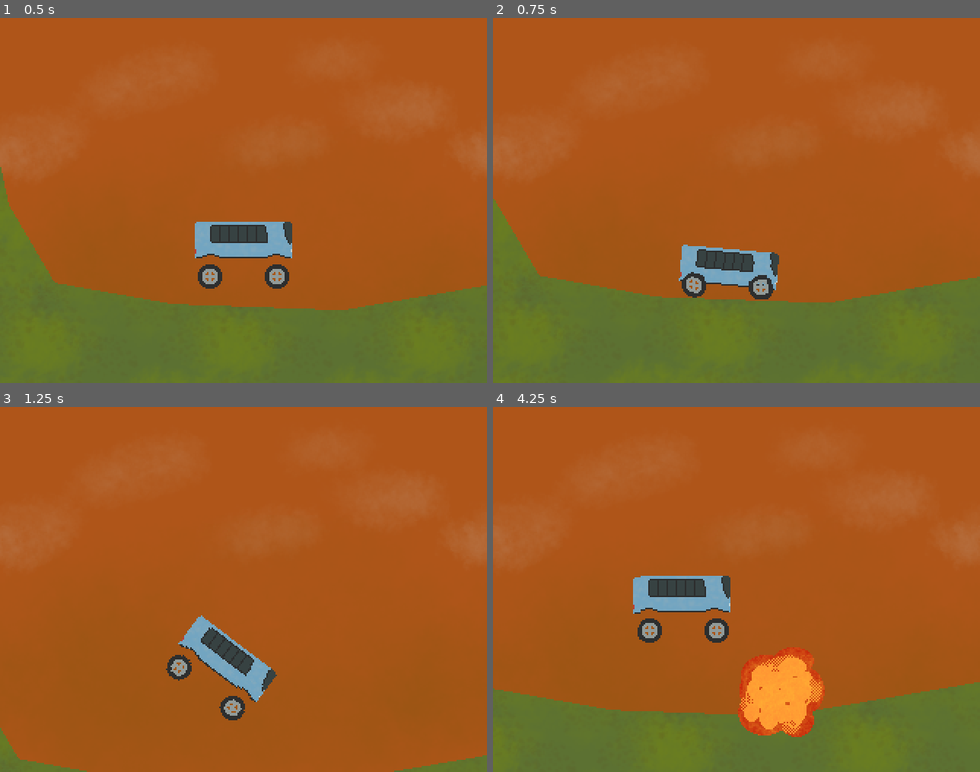
Above: before the commit, frames 1-4 (two rows, left to right).
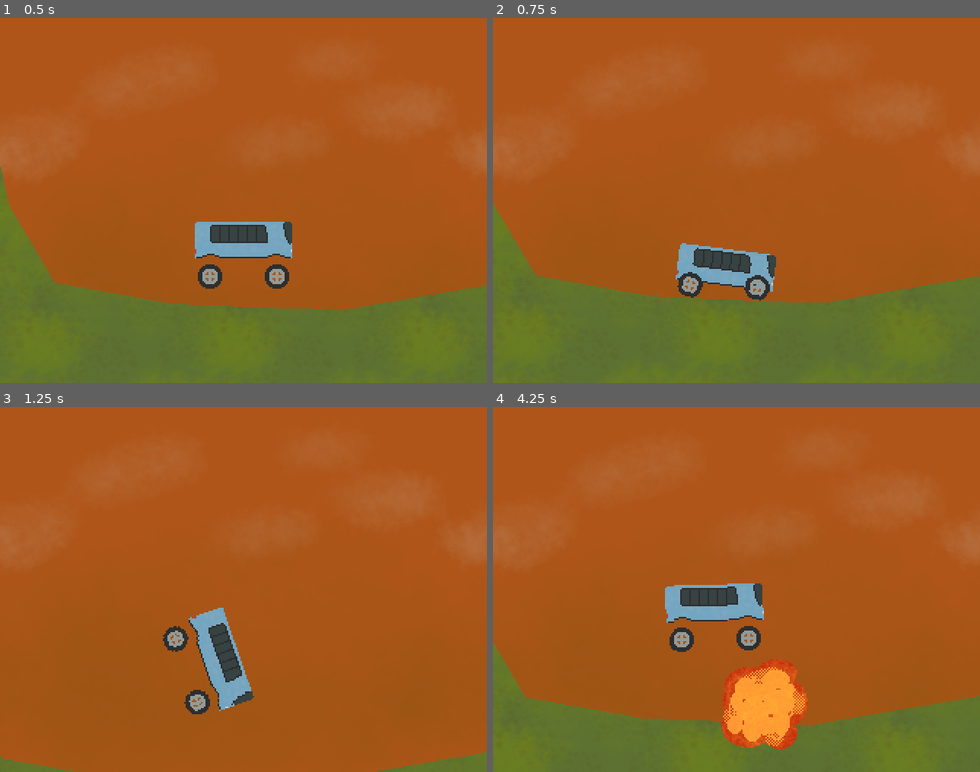
Above: after the commit, the same moments.

Repository: hilloftheking/double-triple-decker-bus
Game: Godot game, scene res://world.tscn
Same seed, same stepped clock (60 frames per second), same inputs: the game is played once before the commit and once after it.
Inputs:
- Up to frame 1 (0.5 s): no input
- Up to frame 2 (0.75 s): tap Enter (ui_accept) at 0.5 s; hold Right (ui_right) from 0.53 s (still down); hold Shift (grapple) from 0.53 s (still down)
- Up to frame 3 (1.25 s): keep holding Right (ui_right); keep holding Shift (grapple); tap Enter (ui_accept) at 0.77 s
- Up to frame 4 (4.25 s): release Right (ui_right) at 1.28 s; release Shift (grapple) at 1.28 s; hold Down (ui_down) 1.28-2.03 s; tap Shift (grapple) at 1.35, 2.85 s; tap Enter (ui_accept) at 1.52, 3.02, 3.5, 3.77 s; hold Right (ui_right) 2.03-2.78 s; hold Shift (grapple) 2.03-2.78 s; hold Up (ui_up) 2.78-3.53 s; hold Left (ui_left) from 3.53 s (still down); hold Shift (grapple) from 3.53 s (still down); tap R (reset) at 4.15 s

Frame 1 is identical in both runs. In frame 2, 1.0% of the frame differs, in the area x 0-100%, y 49-78%; in frame 3, 3.2%; in frame 4, 8.8%, in the area x 0-100%, y 46-94%.

Commit message:
Born under a bad sign with a blue moon in your eyes

Diff:
--- a/bus.gd
+++ b/bus.gd
@@ -12,6 +12,11 @@
 var can_grapple := false
 var grapple_joint: Node2D = null
 var top_deck: Node2D = null
+
+var is_winning := false
+var remove_deck_timer := 0.8
+var num_decks := 0
+var fade_timer := 0.5
 
 var prev_travels := {}
 
@@ -63,10 +68,17 @@
 			jump_timer = jump_cd
 			apply_central_impulse(transform.y * -200)
 
+	# When grappling, up and down keys also change grapple length
+	if grapple_joint:
+		if Input.is_action_pressed(&"ui_up"):
+			grapple_joint.length -= 60 * delta
+		if Input.is_action_pressed(&"ui_down"):
+			grapple_joint.length += 60 * delta
+
 	if Input.is_action_pressed(&"ui_right"):
-		apply_torque(2000)
+		apply_torque(4000)
 	if Input.is_action_pressed(&"ui_left"):
-		apply_torque(-2000)
+		apply_torque(-4000)
 
 	var travel_velocity := linear_velocity.project(transform.x)
 	var friction := (wheels_colliding / 2.0) * 0.7
@@ -90,21 +102,52 @@
 	if can_grapple:
 		if Input.is_action_pressed(&"grapple"):
 			var params := PhysicsRayQueryParameters2D.new()
-			params.from = top_deck.global_position
+			params.from = top_deck.global_transform * Vector2(0, -6)
 			params.to = top_deck.global_transform * Vector2(0, -400)
 			var result := get_world_2d().direct_space_state.intersect_ray(params)
 			if result and not grapple_joint:
 				grapple_joint = preload("res://grapple_joint.tscn").instantiate()
 				grapple_joint.position = result["position"]
-				grapple_joint.setup(result["position"], top_deck.position, result["collider"], self)
+				var level_local = result["collider"].global_transform.inverse() * result["position"]
+				grapple_joint.setup(level_local, top_deck.position + Vector2(0, -6), result["collider"], self)
 				get_parent().add_child.call_deferred(grapple_joint)
 		elif grapple_joint:
-			grapple_joint.queue_free()
-			grapple_joint = null
+			clear_grapple()
+
+	if is_winning:
+		if num_decks > 0:
+			remove_deck_timer -= delta
+			if remove_deck_timer <= 0.0:
+				remove_deck_timer += 0.2
+				num_decks -= 1
+
+				var curr_top: Node = null
+				for child in get_children():
+					if child.is_in_group(&"deck"):
+						curr_top = child
+				curr_top.queue_free()
+				$RemoveDeckSoundPlayer.play()
+		else:
+			fade_timer -= delta
+			if fade_timer <= 0.0:
+				fade_timer = 10000
+				var t := create_tween()
+				t.tween_property($CanvasLayer/Dither, "alpha", 1.0, 1.0)
+
+
+func clear_grapple():
+	if grapple_joint:
+		grapple_joint.queue_free()
+		grapple_joint = null
 
 
 var p := 0
 func add_deck(bus_stop: Node2D, is_grapple := false) -> void:
+	clear_grapple()
+
+	if can_grapple:
+		top_deck.get_node(^"GrappleThing").visible = false
+
 	$BusStopSoundPlayer.play()
 	var deck := load("res://bus_deck.tscn").instantiate() as Node2D
 	if is_grapple:
@@ -118,6 +161,7 @@
 	last_bus_stop = bus_stop
 	can_grapple = is_grapple
 	top_deck = deck
+	num_decks += 1
 
 
 func reset_to_last_stop() -> void:
@@ -125,6 +169,8 @@
 
 
 func reset_to_specific_stop(stop: BusStop) -> void:
+	clear_grapple()
+
 	var explosion := preload("res://explosion.tscn").instantiate() as Node2D
 	explosion.position = global_position
 	get_parent().add_child.call_deferred(explosion)
@@ -137,3 +183,10 @@
 	linear_velocity = Vector2.ZERO
 	prev_lin_vel = Vector2.ZERO
 	angular_velocity = 0.0
+
+
+func victory() -> void:
+	$VictorySoundPlayer.play()
+	is_winning = true
+	linear_damp = 0.8
+	clear_grapple()
--- a/bus.tscn
+++ b/bus.tscn
@@ -6,6 +6,9 @@
 [ext_resource type="AudioStream" uid="uid://oof7l6pqv50r" path="res://audio/terror.wav" id="3_vfegb"]
 [ext_resource type="AudioStream" uid="uid://dim7k3a77unwk" path="res://audio/bus_stop.wav" id="5_uy1uj"]
 [ext_resource type="AudioStream" uid="uid://bidet5bvi0351" path="res://audio/hit.wav" id="6_4pi5y"]
+[ext_resource type="AudioStream" uid="uid://bv4feff71ni88" path="res://audio/goal.wav" id="7_vfegb"]
+[ext_resource type="AudioStream" uid="uid://dcw6pqwnd0eek" path="res://audio/remove_deck.wav" id="8_3osa5"]
+[ext_resource type="PackedScene" uid="uid://cpkx1jo85y5j" path="res://dither.tscn" id="9_uy1uj"]
 
 [sub_resource type="CircleShape2D" id="CircleShape2D_6hfmm"]
 radius = 8.0
@@ -40,10 +43,23 @@
 
 [node name="BusStopSoundPlayer" type="AudioStreamPlayer" parent="." unique_id=408025028]
 stream = ExtResource("5_uy1uj")
-volume_db = -3.649
+volume_db = -7.298
 bus = &"SFX"
 
 [node name="HitSoundPlayer" type="AudioStreamPlayer" parent="." unique_id=1015876492]
 stream = ExtResource("6_4pi5y")
 volume_db = -20.982
 bus = &"SFX"
+
+[node name="VictorySoundPlayer" type="AudioStreamPlayer" parent="." unique_id=51389079]
+stream = ExtResource("7_vfegb")
+volume_db = -1.825
+bus = &"SFX"
+
+[node name="RemoveDeckSoundPlayer" type="AudioStreamPlayer" parent="." unique_id=1882195249]
+stream = ExtResource("8_3osa5")
+volume_db = -8.21
+
+[node name="CanvasLayer" type="CanvasLayer" parent="." unique_id=1179872747]
+
+[node name="Dither" parent="CanvasLayer" unique_id=955862363 instance=ExtResource("9_uy1uj")]
--- a/bus_deck.tscn
+++ b/bus_deck.tscn
@@ -1,17 +1,17 @@
 [gd_scene format=3 uid="uid://dgqe5lv2j7yt0"]
 
 [ext_resource type="Texture2D" uid="uid://drb8bdirtgkba" path="res://images/bus_base.png" id="1_3fbya"]
+[ext_resource type="Texture2D" uid="uid://dbf0nqx8rra2h" path="res://images/bus_grapple.png" id="2_7bnsy"]
 
 [sub_resource type="RectangleShape2D" id="RectangleShape2D_6hfmm"]
 size = Vector2(64, 24)
 
-[node name="BusDeck" type="CollisionShape2D" unique_id=1405027137]
+[node name="BusDeck" type="CollisionShape2D" unique_id=1405027137 groups=["deck"]]
 shape = SubResource("RectangleShape2D_6hfmm")
 
 [node name="Sprite2D" type="Sprite2D" parent="." unique_id=1673871249]
 texture = ExtResource("1_3fbya")
 
-[node name="GrappleThing" type="Polygon2D" parent="." unique_id=1141041685]
+[node name="GrappleThing" type="Sprite2D" parent="." unique_id=2104339588]
 visible = false
-position = Vector2(3, 6)
-polygon = PackedVector2Array(-14, -11, 9, -11, 7, -17, 3, -21, -3, -25, -9, -19)
+texture = ExtResource("2_7bnsy")
--- /dev/null
+++ b/dither.gd
@@ -0,0 +1,7 @@
+extends ColorRect
+
+
+var alpha := 0.0:
+	set(value):
+		material.set_shader_parameter(&"alpha", value)
+		alpha = value
--- /dev/null
+++ b/dither.gdshader
@@ -0,0 +1,20 @@
+shader_type canvas_item;
+
+uniform float alpha = 1.0;
+
+void fragment() {
+	const mat4 bayerIndex = mat4(
+    vec4(00.0/16.0, 12.0/16.0, 03.0/16.0, 15.0/16.0),
+    vec4(08.0/16.0, 04.0/16.0, 11.0/16.0, 07.0/16.0),
+    vec4(02.0/16.0, 14.0/16.0, 01.0/16.0, 13.0/16.0),
+    vec4(10.0/16.0, 06.0/16.0, 09.0/16.0, 05.0/16.0));
+
+	vec2 iResolution = 1.0 / SCREEN_PIXEL_SIZE;
+    vec2 uv = FRAGCOORD.xy/iResolution.xy;
+
+	float bayerValue = bayerIndex[int(FRAGCOORD.x) % 4][int(FRAGCOORD.y) % 4];
+
+	if ((1.0 - alpha) > bayerValue) {
+		discard;
+	}
+}
--- /dev/null
+++ b/dither.tscn
@@ -0,0 +1,18 @@
+[gd_scene format=3 uid="uid://cpkx1jo85y5j"]
+
+[ext_resource type="Shader" uid="uid://bd5q30fvusa2m" path="res://dither.gdshader" id="1_d4qa6"]
+[ext_resource type="Script" uid="uid://ci6wbm2djtyym" path="res://dither.gd" id="2_ia34y"]
+
+[sub_resource type="ShaderMaterial" id="ShaderMaterial_d4qa6"]
+shader = ExtResource("1_d4qa6")
+shader_parameter/alpha = 0.0
+
+[node name="Dither" type="ColorRect" unique_id=955862363]
+material = SubResource("ShaderMaterial_d4qa6")
+anchors_preset = 15
+anchor_right = 1.0
+anchor_bottom = 1.0
+grow_horizontal = 2
+grow_vertical = 2
+color = Color(0, 0, 0, 1)
+script = ExtResource("2_ia34y")
--- /dev/null
+++ b/goal.gd
@@ -0,0 +1,17 @@
+extends Area2D
+
+
+var goal_reached := false
+
+
+func _ready() -> void:
+	body_entered.connect(_on_body_entered)
+
+
+func _on_body_entered(body: Node2D) -> void:
+	if goal_reached:
+		return
+
+	if body is Bus:
+		goal_reached = true
+		body.victory()
--- a/grapple_joint.gd
+++ b/grapple_joint.gd
@@ -6,24 +6,38 @@
 var rid := RID()
 var level_pos := Vector2.ZERO
 var bus_pos := Vector2.ZERO
+var other_body: Node2D
 var bus: RigidBody2D
+
+var length := 0.0:
+	set(value):
+		PhysicsServer2D.damped_spring_joint_set_param(rid, PhysicsServer2D.DAMPED_SPRING_REST_LENGTH, value)
+		length = value
 
 
 func _physics_process(_delta: float) -> void:
+	var level_pos_global := other_body.global_transform * level_pos
 	var bus_pos_global := bus.global_transform * bus_pos
 
-	line.global_position = (level_pos + bus_pos_global) / 2.0
-	line.rotation = level_pos.angle_to_point(bus_pos_global)
-	line.scale.x = (level_pos - bus_pos_global).length()
+	line.global_position = (level_pos_global + bus_pos_global) / 2.0
+	line.rotation = level_pos_global.angle_to_point(bus_pos_global)
+	line.scale.x = (level_pos_global - bus_pos_global).length()
 
 
-## level_pos is global and bus_pos is local
-func setup(p_level_pos: Vector2, p_bus_pos: Vector2, level: StaticBody2D, p_bus: RigidBody2D) -> void:
+## level_pos is local and bus_pos is local
+func setup(p_level_pos: Vector2, p_bus_pos: Vector2, level: Node2D, p_bus: RigidBody2D) -> void:
 	level_pos = p_level_pos
 	bus_pos = p_bus_pos
+	other_body = level
 	bus = p_bus
 	rid = PhysicsServer2D.joint_create()
-	PhysicsServer2D.joint_make_damped_spring(rid, level_pos, bus.global_transform * bus_pos, level.get_rid(), bus.get_rid())
+
+	var global_level_pos := level.global_transform * level_pos
+	var global_bus_pos := bus.global_transform * bus_pos
+
+	PhysicsServer2D.joint_make_damped_spring(rid, global_level_pos, global_bus_pos, level.get_rid(), bus.get_rid())
+	PhysicsServer2D.damped_spring_joint_set_param(rid, PhysicsServer2D.DAMPED_SPRING_STIFFNESS, 40.0)
+	length = (global_level_pos - global_bus_pos).length()
 
 
 func _notification(what: int) -> void:
--- a/project.godot
+++ b/project.godot
@@ -26,6 +26,10 @@
 window/stretch/mode="viewport"
 window/stretch/scale_mode="integer"
 
+[global_group]
+
+deck=""
+
 [input]
 
 reset={
--- a/world.tscn
+++ b/world.tscn
@@ -9,17 +9,23 @@
 [ext_resource type="Script" uid="uid://710hnw4e36t6" path="res://boost.gd" id="5_036b0"]
 [ext_resource type="Texture2D" uid="uid://c8tshdhedvtjg" path="res://images/grass.png" id="5_ioo17"]
 [ext_resource type="Script" uid="uid://caoly23ux80na" path="res://moving_platform.gd" id="6_dwbse"]
+[ext_resource type="Texture2D" uid="uid://b2xkxpio2x5ba" path="res://images/platform.png" id="10_ic0uy"]
 [ext_resource type="Script" uid="uid://dbuqnbj8ym27x" path="res://destroy_area.gd" id="10_wse8f"]
+[ext_resource type="Texture2D" uid="uid://m3ivtg5ui8k6" path="res://images/hotdogjimmys.png" id="12_k3n1d"]
+[ext_resource type="Script" uid="uid://c6xvgykbafcqm" path="res://goal.gd" id="13_2o6r5"]
+
+[sub_resource type="RectangleShape2D" id="RectangleShape2D_036b0"]
+size = Vector2(150, 16)
 
 [sub_resource type="RectangleShape2D" id="RectangleShape2D_gf2bc"]
 size = Vector2(400, 120)
 
-[sub_resource type="RectangleShape2D" id="RectangleShape2D_036b0"]
-size = Vector2(150, 16)
-
 [sub_resource type="WorldBoundaryShape2D" id="WorldBoundaryShape2D_6hfmm"]
 
-[node name="World" type="Node2D" unique_id=1804432483]
+[sub_resource type="RectangleShape2D" id="RectangleShape2D_6hfmm"]
+size = Vector2(122, 107)
+
+[node name="JimmyQuest" type="Node2D" unique_id=1804432483]
 script = ExtResource("1_gbfbk")
 
 [node name="FollowCamera" type="Camera2D" parent="." unique_id=1307793003 node_paths=PackedStringArray("bus")]
@@ -35,6 +41,18 @@
 texture_repeat = 2
 position = Vector2(160, 120)
 texture = ExtResource("2_ioo17")
+
+[node name="MovingPlatform" type="AnimatableBody2D" parent="." unique_id=2022878685 node_paths=PackedStringArray("target_node")]
+position = Vector2(989, 208)
+script = ExtResource("6_dwbse")
+target_node = NodePath("../PlatformTarget")
+move_time = 4.0
+
+[node name="CollisionShape2D" type="CollisionShape2D" parent="MovingPlatform" unique_id=1183305903]
+shape = SubResource("RectangleShape2D_036b0")
+
+[node name="Sprite2D" type="Sprite2D" parent="MovingPlatform" unique_id=1812679296]
+texture = ExtResource("10_ic0uy")
 
 [node name="Level" type="StaticBody2D" parent="." unique_id=1864648154]
 script = ExtResource("3_pkg7o")
@@ -52,7 +70,7 @@
 [node name="Polygon2D3" type="Polygon2D" parent="Level" unique_id=773399689]
 texture_repeat = 2
 texture = ExtResource("5_ioo17")
-polygon = PackedVector2Array(2898, 282, 3231, 249, 3640, 310, 3819, 280, 3986, 523, 3677, 585, 3292, 553, 3034, 503, 2881, 469, 2860, 389)
+polygon = PackedVector2Array(2898, 282, 3231, 249, 3462, 310, 3640, 310, 3819, 280, 3778, -256, 3945, -166, 3959, 303, 3986, 523, 3677, 585, 3292, 553, 3034, 503, 2881, 469, 2860, 389)
 
 [node name="Polygon2D4" type="Polygon2D" parent="Level" unique_id=82918079]
 texture_repeat = 2
@@ -70,6 +88,13 @@
 
 [node name="BusStop2" parent="." unique_id=248799241 instance=ExtResource("3_tlwt5")]
 position = Vector2(2556, 140)
+
+[node name="BusStop3" parent="." unique_id=1261847220 instance=ExtResource("3_tlwt5")]
+position = Vector2(3243, 164)
+
+[node name="HotDogJimmys" type="Sprite2D" parent="." unique_id=1450349694]
+position = Vector2(3551, 262)
+texture = ExtResource("12_k3n1d")
 
 [node name="Bus" parent="." unique_id=262830208 instance=ExtResource("1_aqk2v")]
 position = Vector2(136, 130)
@@ -90,19 +115,6 @@
 color = Color(1, 1, 0.18039216, 0.30588236)
 polygon = PackedVector2Array(-0.5, -0.5, 0.5, -0.5, 0.5, 0.5, -0.5, 0.5)
 
-[node name="MovingPlatform" type="AnimatableBody2D" parent="." unique_id=2022878685 node_paths=PackedStringArray("target_node")]
-position = Vector2(989, 208)
-script = ExtResource("6_dwbse")
-target_node = NodePath("../PlatformTarget")
-move_time = 4.0
-
-[node name="Polygon2D" type="Polygon2D" parent="MovingPlatform" unique_id=1840079122]
-scale = Vector2(150, 16)
-polygon = PackedVector2Array(-0.5, -0.5, 0.5, -0.5, 0.5, 0.5, -0.5, 0.5)
-
-[node name="CollisionShape2D" type="CollisionShape2D" parent="MovingPlatform" unique_id=1183305903]
-shape = SubResource("RectangleShape2D_036b0")
-
 [node name="PlatformTarget" type="Node2D" parent="." unique_id=1475832599]
 position = Vector2(1344, 208)
 
@@ -114,4 +126,13 @@
 [node name="CollisionShape2D" type="CollisionShape2D" parent="DestroyArea" unique_id=644921239]
 shape = SubResource("WorldBoundaryShape2D_6hfmm")
 
+[node name="Goal" type="Area2D" parent="." unique_id=1932309518]
+position = Vector2(3551, 310)
+collision_mask = 2
+script = ExtResource("13_2o6r5")
+
+[node name="CollisionShape2D" type="CollisionShape2D" parent="Goal" unique_id=1930530003]
+position = Vector2(1, -43.5)
+shape = SubResource("RectangleShape2D_6hfmm")
+
 [connection signal="body_entered" from="DestroyArea" to="DestroyArea" method="_on_body_entered"]
Not shown, added: audio/goal.wav.import
Not shown, added: audio/remove_deck.wav.import
Not shown, added: dither.gd.uid
Not shown, added: dither.gdshader.uid
Not shown, added: goal.gd.uid
Binary file added: images/bus_grapple.png
Not shown, added: images/bus_grapple.png.import
Binary file added: images/hotdogjimmys.png
Not shown, added: images/hotdogjimmys.png.import
Binary file added: images/platform.png
Not shown, added: images/platform.png.import
Not shown, added: audio/goal.wav
(and 1 more such lines)
